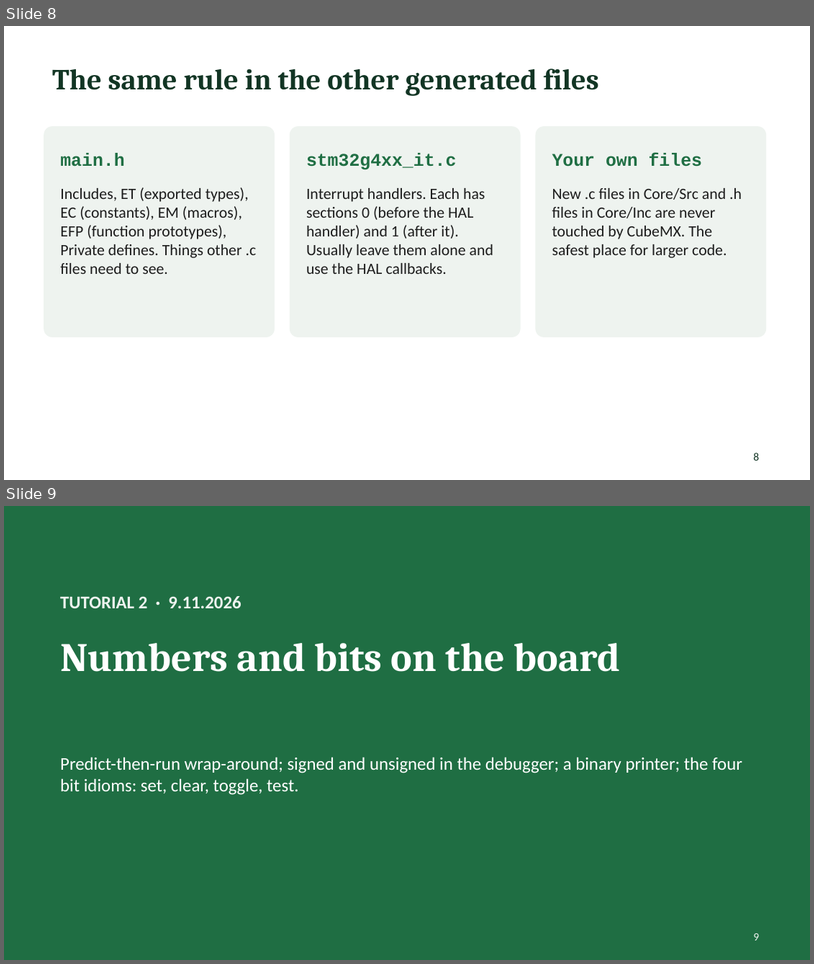
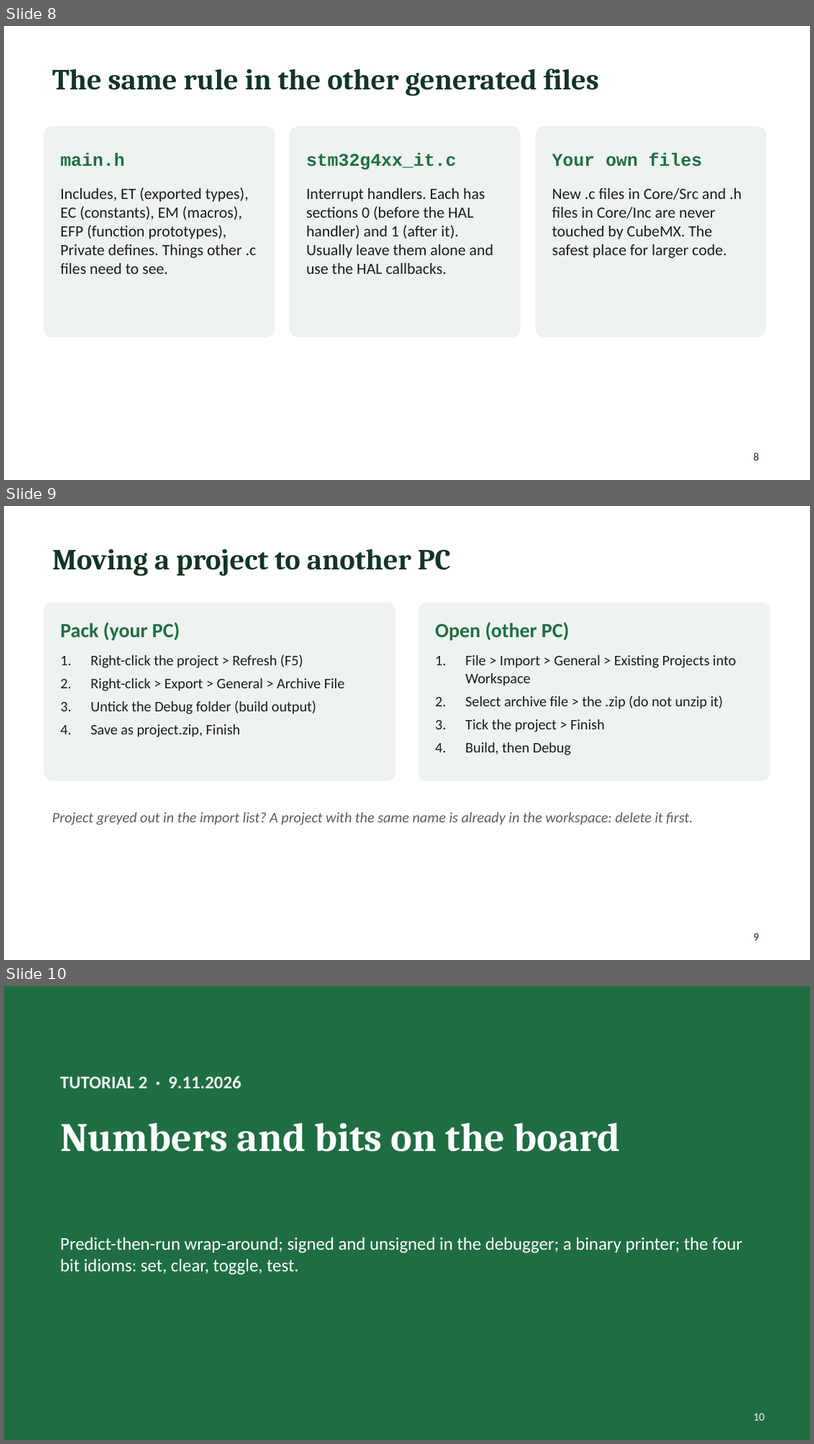
Before and after one commit to Yohai-ack/MP, a slide deck: tutorials/MP_tutorials_2026.pptx. Shown one above the other, each under a label of ours: slides 8 and 9 before the commit, slides 8, 9 and 10 after it. The pictures are 814x964 and 814x1444 pixels, drawn with LibreOffice and Linux fonts; fonts in the diff are those of the drawing. Boxes give left, top, right and bottom in pixels: in the first picture for what was removed or moved away, otherwise in the second. Text is boxed around its words. In the diff, an @@ line names an element or a change of style, - is before the commit and + after.

```diff
--- a/tutorials/MP_tutorials_2026.pptx
+++ b/tutorials/MP_tutorials_2026.pptx
@@ slide 9 added at [4, 506, 810, 960], background #FFFFFF @@
@@ title added at [52, 549, 451, 576], 26 pt, text #123524, bold @@
+Moving a project to another PC
@@ rounded rectangle added at [44, 602, 395, 780], fill #EEF3EF, outline #EEF3EF 1 pt @@
@@ rounded rectangle added at [419, 602, 770, 780], fill #EEF3EF, outline #EEF3EF 1 pt @@
@@ text added at [60, 622, 180, 641], 18 pt, text #1F6E43, bold @@
+Pack (your PC)
@@ text added at [435, 622, 569, 641], 18 pt, text #1F6E43, bold @@
+Open (other PC)
@@ text added at [90, 654, 345, 737], 13 pt, text #1C1C1C @@
+1. Right-click the project > Refresh (F5)
+2. Right-click > Export > General > Archive File
+3. Untick the Debug folder (build output)
+4. Save as project.zip, Finish
@@ text added at [466, 655, 736, 755], 13 pt, text #1C1C1C @@
+1. File > Import > General > Existing Projects into Workspace
+2. Select archive file > the .zip (do not unzip it)
+3. Tick the project > Finish
+4. Build, then Debug
@@ text added at [52, 812, 693, 825], 13 pt, text #5C5C5C, italic @@
+Project greyed out in the import list? A project with the same name is already in the workspace: delete it first.
@@ page number added at [754, 933, 759, 940], 10 pt, text #123524 @@
+9
@@ what was slide 9 is now slide 10 @@
@@ page number at [754, 1413, 765, 1420]: text changed @@
-9
+10
```
Also in this commit, not shown: 1 other file.
